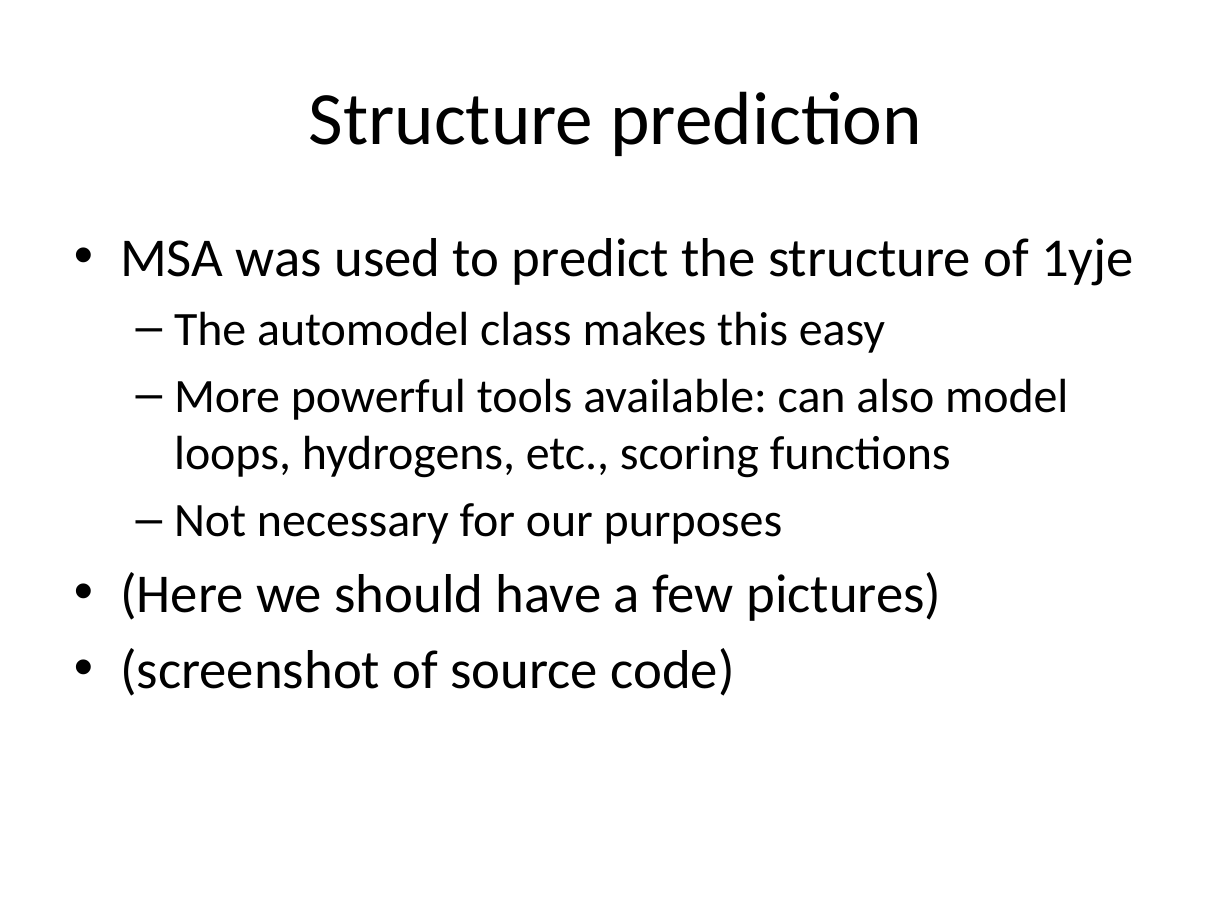
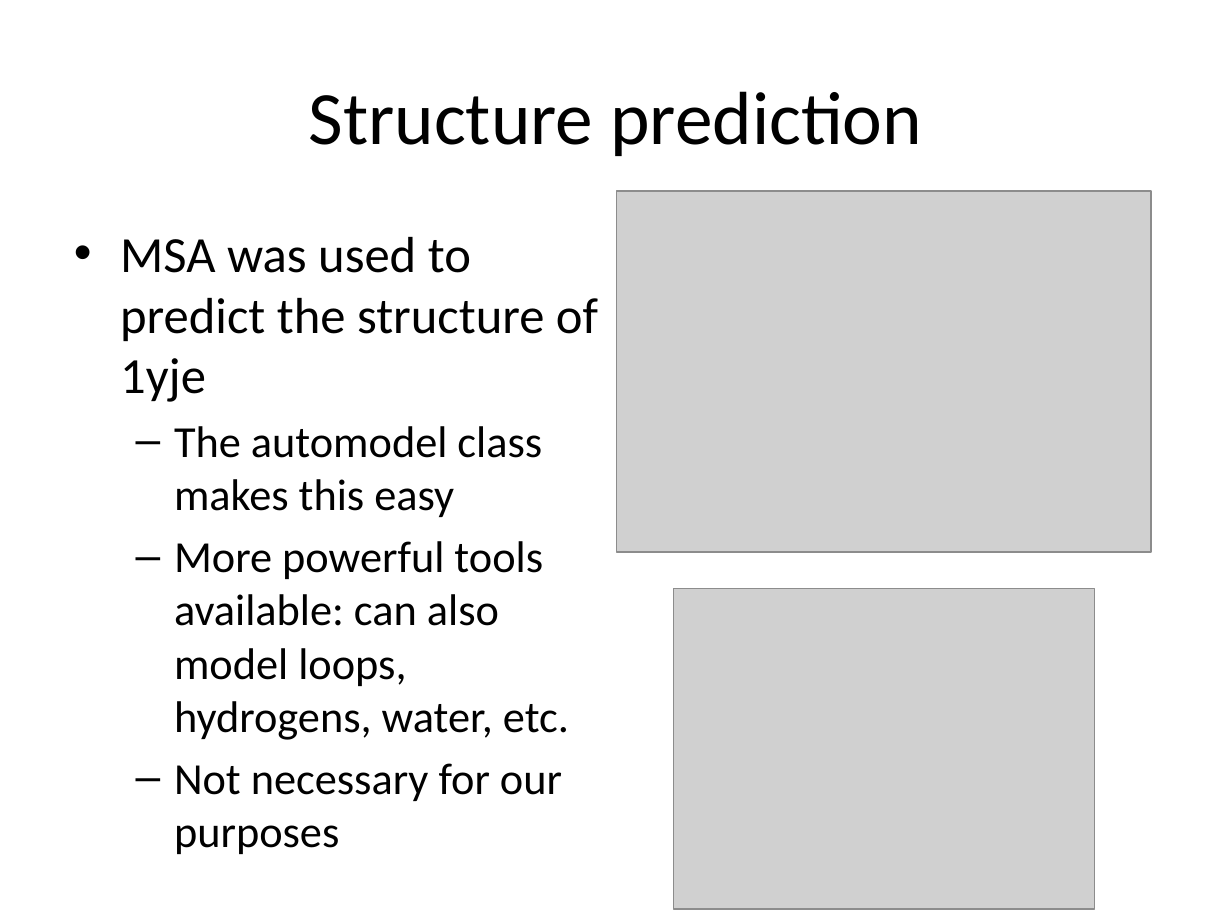
Before and after one commit to iosonofabio/bi2-ss12-p6, a slide deck: slide 7 of project6.pptx. Drawn at 1232x924 pixels with LibreOffice and Linux fonts; fonts in the diff are those of the drawing; grey boxes stand for pictures. Boxes give left, top, right and bottom in pixels: in the first picture for what was removed or moved away, otherwise in the second. Text is boxed around its words. In the diff, an @@ line names an element or a change of style, - is before the commit and + after.

Commit message:
Slides

```diff
--- a/project6.pptx
+++ b/project6.pptx
@@ picture added at [616, 191, 1151, 552] @@
@@ text at [120, 237, 598, 801]: size 32 to 29.6 pt in "MSA was used to predict the structure ..."; size 28 to 25.9 pt in "The automodel class makes this easy", "Not necessary for our purposes" @@
@@ text at [174, 541, 569, 740]: text changed; size 28 to 25.9 pt @@
-  – More powerful tools available: can also model loops, hydrogens, etc., scoring functions
+  – More powerful tools available: can also model loops, hydrogens, water, etc.
@@ text at [120, 572, 941, 696]: paragraphs removed @@
-• (Here we should have a few pictures)
-• (screenshot of source code)
@@ picture added at [674, 589, 1095, 909] @@
```
Also in this commit, not shown: 5 other slides changed, 3 slides added, 1 slide removed.
